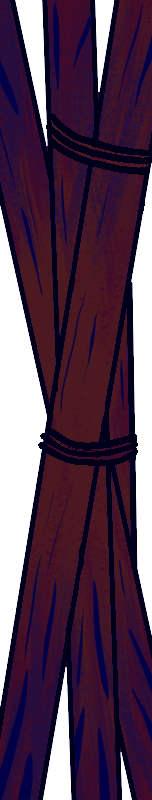
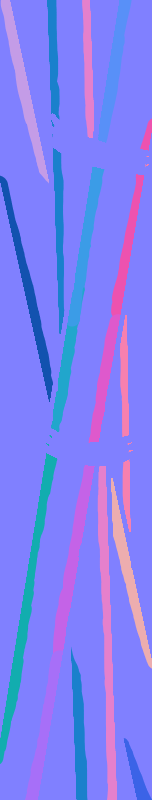
Before/after of a 152×800 layered artwork. What changed in the layer stack:
added layer "Warstwa 4" above "normal" over [0, 0, 152, 800]
showed "normal" over [0, 0, 152, 800]
